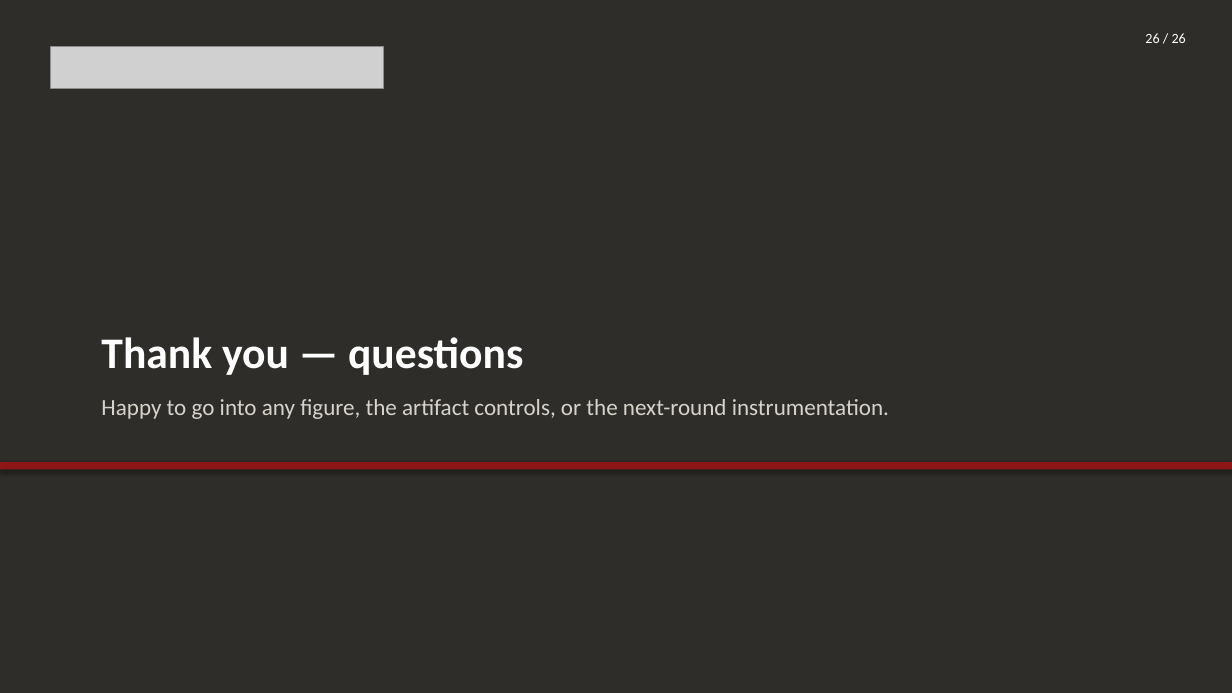
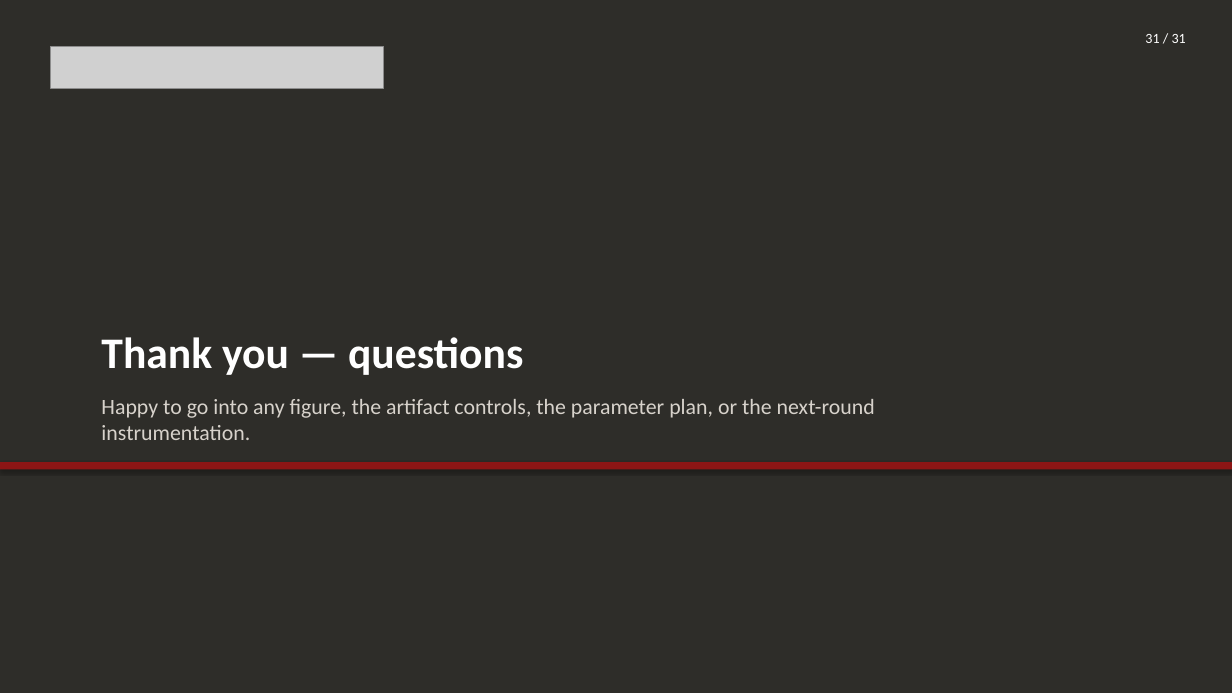
Before and after one commit to wehabit/hpaticmousebuzsakilab, a slide deck: slide 31 of presentation/haptic_brain_talk.pptx (slide 26 before the commit). Drawn at 1232x693 pixels with LibreOffice and Linux fonts; fonts in the diff are those of the drawing; grey boxes stand for pictures. Boxes give left, top, right and bottom in pixels: in the first picture for what was removed or moved away, otherwise in the second. Text is boxed around its words. In the diff, an @@ line names an element or a change of style, - is before the commit and + after.

```diff
--- a/presentation/haptic_brain_talk.pptx
+++ b/presentation/haptic_brain_talk.pptx
@@ text at (x1=1145, y1=34, x2=1186, y2=43): text changed @@
-26 / 26
+31 / 31
@@ text at (x1=101, y1=399, x2=875, y2=440): text changed; size 18 to 17 pt @@
-Happy to go into any figure, the artifact controls, or the next-round instrumentation.
+Happy to go into any figure, the artifact controls, the parameter plan, or the next-round instrumentation.
```
Also in this commit, not shown: 16 other slides changed, 14 slides added, 9 slides removed, 5 other files.
